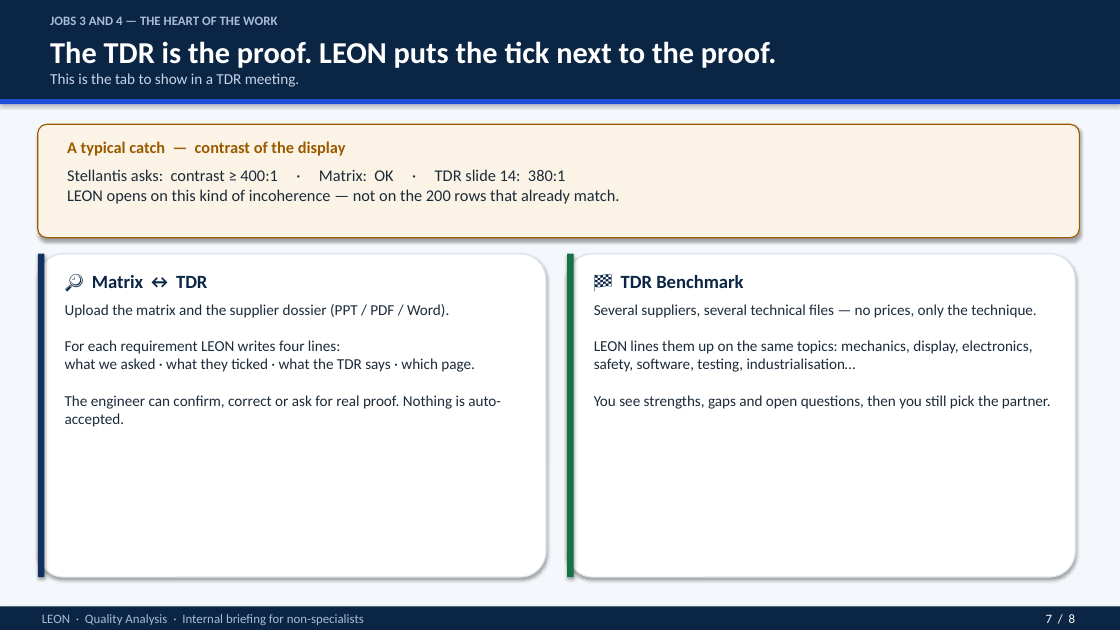
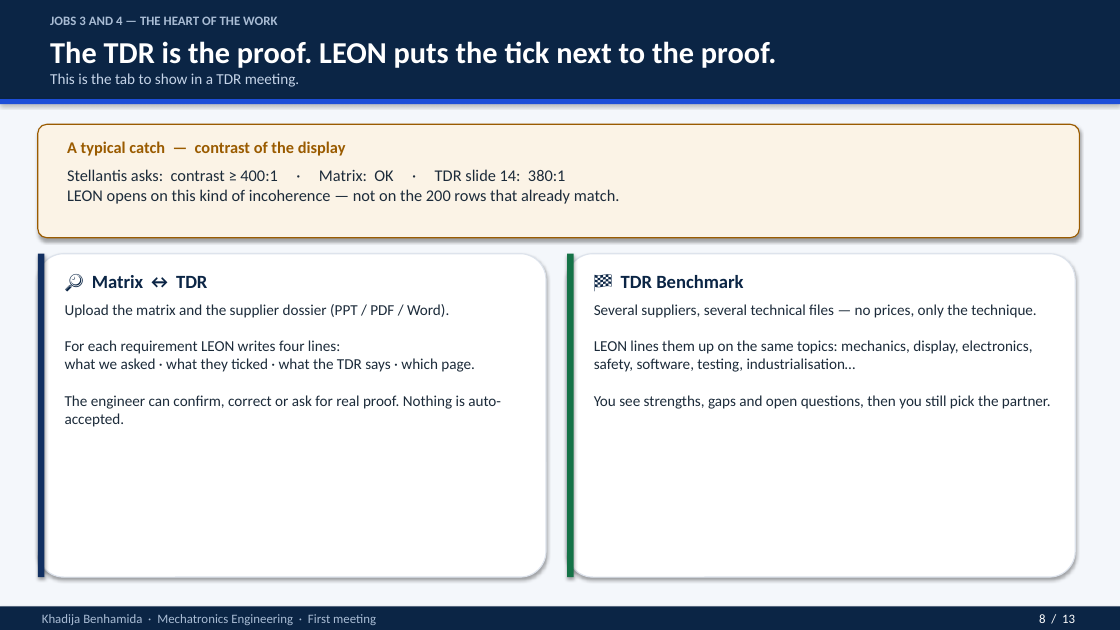
Before and after one commit to Rihabbbbbbbbb/leon_spec, a slide deck: slide 8 of docs/LEON_intro_for_non_specialists.pptx (slide 7 before the commit). Drawn at 1120x630 pixels with LibreOffice and Linux fonts; fonts in the diff are those of the drawing. Boxes give left, top, right and bottom in pixels: in the first picture for what was removed or moved away, otherwise in the second. Text is boxed around its words. In the diff, an @@ line names an element or a change of style, - is before the commit and + after.

```diff
--- a/docs/LEON_intro_for_non_specialists.pptx
+++ b/docs/LEON_intro_for_non_specialists.pptx
@@ text at box(42, 614, 376, 625): text changed @@
-LEON · Quality Analysis · Internal briefing for non-specialists
+Khadija Benhamida · Mechatronics Engineering · First meeting
@@ text at box(1039, 614, 1075, 623): text changed @@
-7 / 8
+8 / 13
```
Also in this commit, not shown: 6 other slides changed, 6 slides added, 1 slide removed, 1 other file.
